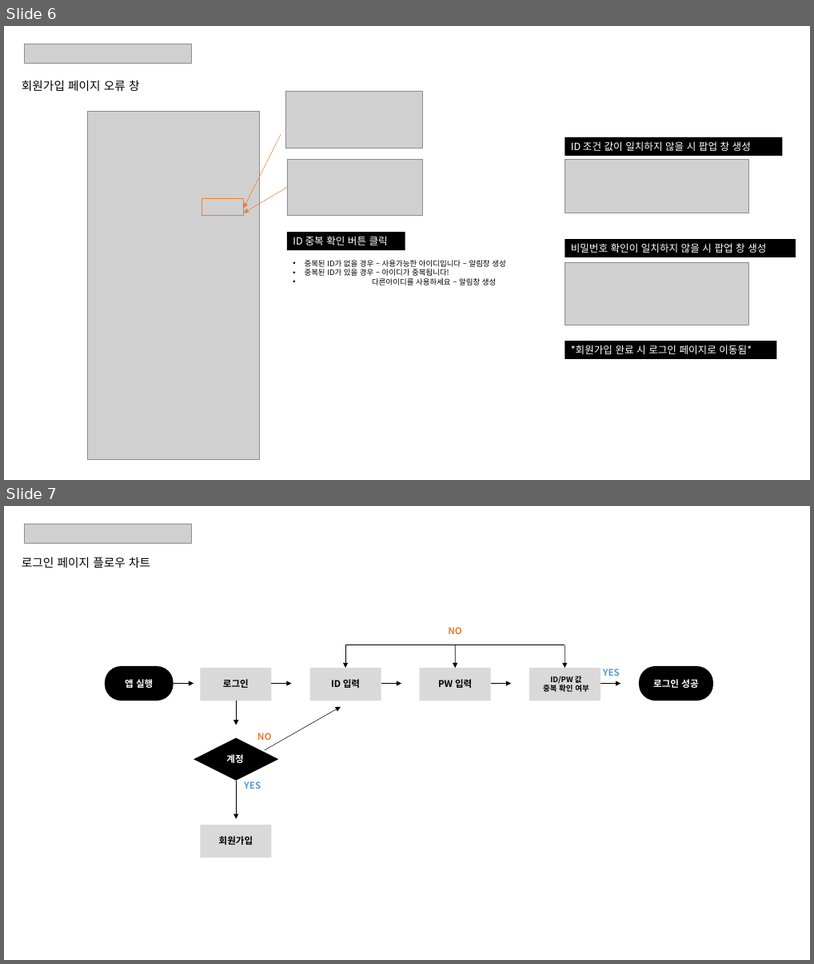
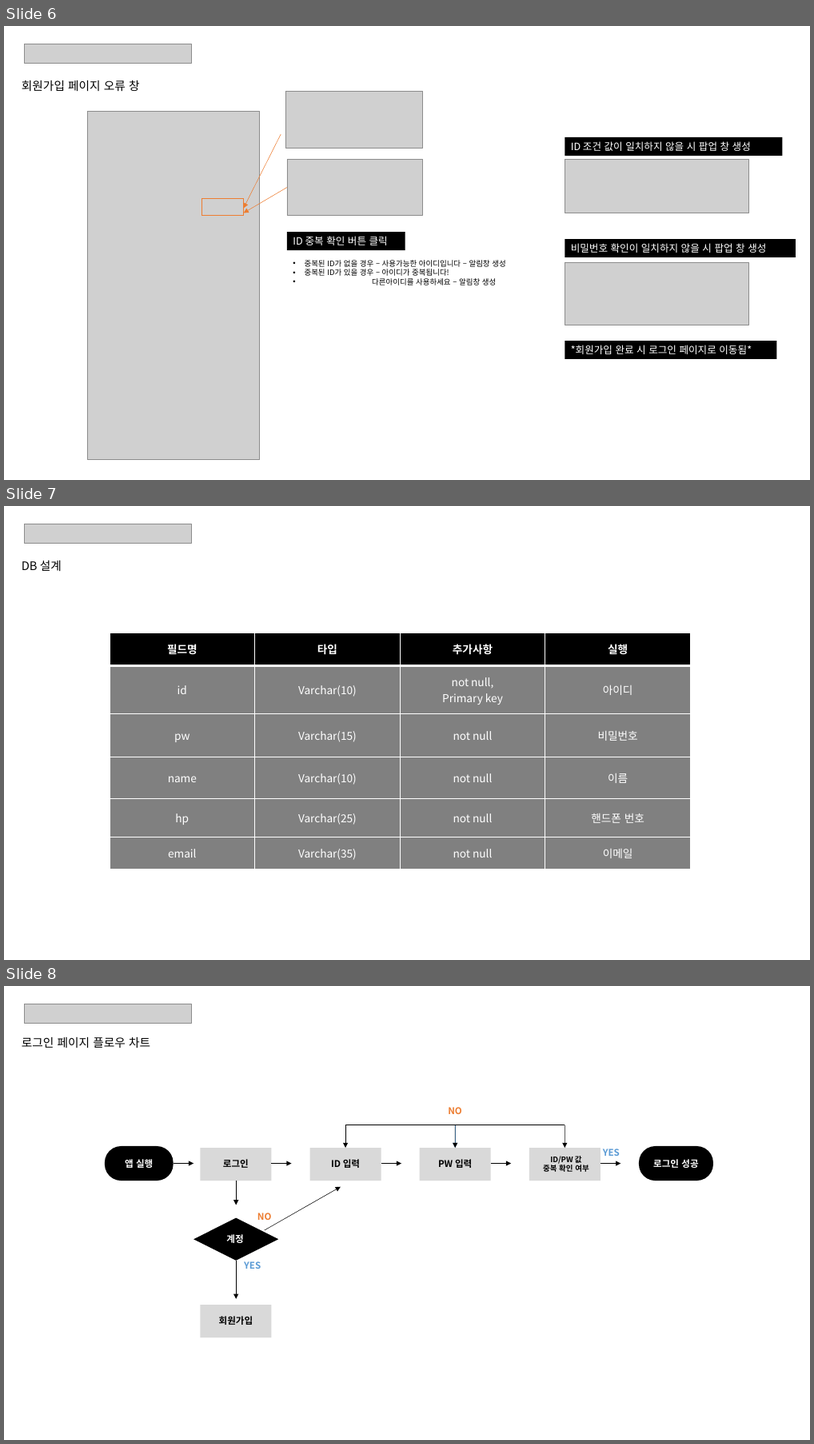
Before and after one commit to kyunghyoseon/test_5, a slide deck: 스마트문화앱 시스텀설계평가_경효선.pptx. Shown one above the other, each under a label of ours: slides 6 and 7 before the commit, slides 6, 7 and 8 after it. The pictures are 814x964 and 814x1444 pixels, drawn with LibreOffice and Linux fonts; fonts in the diff are those of the drawing; grey boxes stand for pictures. Boxes give left, top, right and bottom in pixels: in the first picture for what was removed or moved away, otherwise in the second. Text is boxed around its words. In the diff, an @@ line names an element or a change of style, - is before the commit and + after.

```diff
--- a/스마트문화앱 시스텀설계평가_경효선.pptx
+++ b/스마트문화앱 시스텀설계평가_경효선.pptx
@@ slide 7 added at (x1=4, y1=506, x2=810, y2=960), background #FFFFFF @@
@@ picture added at (x1=25, y1=524, x2=191, y2=544) @@
@@ text added at (x1=22, y1=560, x2=62, y2=571), 14 pt, text #000000 @@
+DB 설계
@@ table added at (x1=110, y1=633, x2=690, y2=869), 6 rows, 4 columns @@
+필드명 | 타입 | 추가사항 | 실행
+id | Varchar(10) | not null, / Primary key | 아이디
+pw | Varchar(15) | not null | 비밀번호
+name | Varchar(10) | not null | 이름
+hp | Varchar(25) | not null | 핸드폰 번호
+email | Varchar(35) | not null | 이메일
@@ what was slide 7 is now slide 8 @@
```
Also in this commit, not shown: 1 other file.
